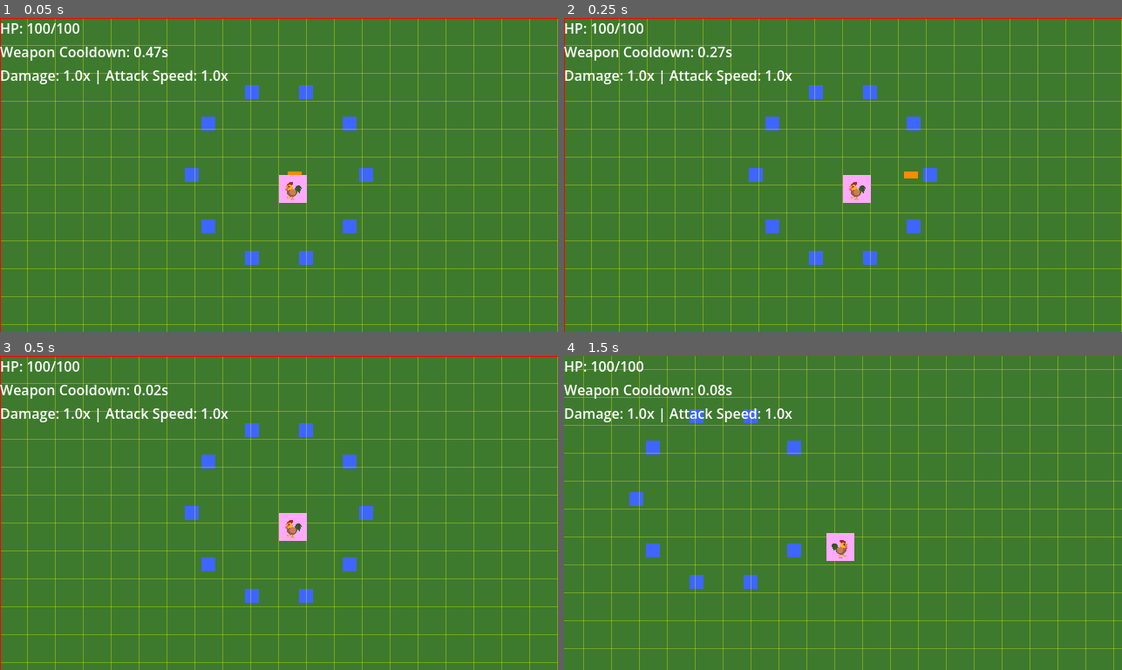
Above: before the commit, frames 1-4 (two rows, left to right).
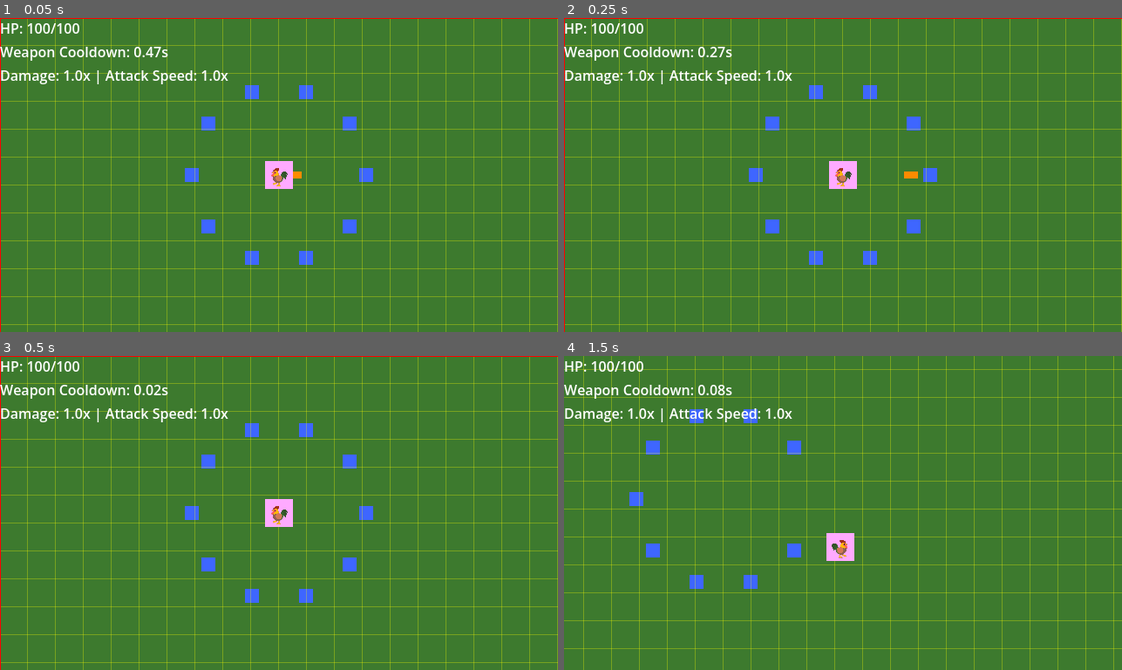
Above: after the commit, the same moments.

Repository: thejoshyee/sarimanok-game
Game: Godot game, scene res://main.tscn
Same seed, same stepped clock (60 frames per second), same inputs: the game is played once before the commit and once after it.
Inputs:
- Up to frame 1 (0.05 s): no input
- Up to frame 2 (0.25 s): no input
- Up to frame 3 (0.5 s): no input
- Up to frame 4 (1.5 s): tap Enter (ui_accept) at 0.5, 0.77 s; hold Right (move_right) 0.53-1.28 s; hold 1 0.53-1.28 s; tap 2 at 0.8, 1.35 s; hold S (move_down) from 1.28 s (still down)

The runs differ from the first frame. In frame 1, 0.7% of the frame differs, in the area x 47-55%, y 45-59%; in frame 2, 0.7%; in frame 3, 0.7%; in frame 4, nothing differs.

Commit message:
feat(weapons): add spiral feathers test scene and fix weapon_manager scene mapping

Diff:
--- a/game/scenes/player/player.tscn
+++ b/game/scenes/player/player.tscn
@@ -56,16 +56,18 @@
 [sub_resource type="CircleShape2D" id="CircleShape2D_gmlin"]
 radius = 23.0
 
-[node name="SarimanokPlayer" type="CharacterBody2D" groups=["player"]]
+[node name="SarimanokPlayer" type="CharacterBody2D" unique_id=1345368187 groups=["player"]]
 script = ExtResource("1_8afob")
 stats = ExtResource("2_dovo2")
 
-[node name="VisualSprite" type="ColorRect" parent="."]
-offset_right = 32.0
-offset_bottom = 32.0
+[node name="VisualSprite" type="ColorRect" parent="." unique_id=66661202]
+offset_left = -16.0
+offset_top = -16.0
+offset_right = 16.0
+offset_bottom = 16.0
 color = Color(1.353256, 0.6651851, 1.2282239, 1)
 
-[node name="Label" type="Label" parent="VisualSprite"]
+[node name="Label" type="Label" parent="VisualSprite" unique_id=1804352982]
 layout_mode = 1
 anchors_preset = 15
 anchor_right = 1.0
@@ -79,26 +81,24 @@
 horizontal_alignment = 1
 vertical_alignment = 1
 
-[node name="CollisionShape2D" type="CollisionShape2D" parent="."]
+[node name="CollisionShape2D" type="CollisionShape2D" parent="." unique_id=270594202]
 shape = SubResource("RectangleShape2D_dovo2")
 
-[node name="DamageArea" type="Area2D" parent="."]
+[node name="DamageArea" type="Area2D" parent="." unique_id=524608942]
 collision_layer = 0
 collision_mask = 2
 
-[node name="CollisionShape2D" type="CollisionShape2D" parent="DamageArea"]
+[node name="CollisionShape2D" type="CollisionShape2D" parent="DamageArea" unique_id=2008302119]
 shape = SubResource("RectangleShape2D_8afob")
 
-[node name="AnimationPlayer" type="AnimationPlayer" parent="."]
-libraries = {
-&"": SubResource("AnimationLibrary_lvxji")
-}
+[node name="AnimationPlayer" type="AnimationPlayer" parent="." unique_id=59291889]
+libraries/ = SubResource("AnimationLibrary_lvxji")
 
-[node name="PickupArea" type="Area2D" parent="."]
+[node name="PickupArea" type="Area2D" parent="." unique_id=1893097057]
 collision_layer = 0
 collision_mask = 8
 
-[node name="CollisionShape2D" type="CollisionShape2D" parent="PickupArea"]
+[node name="CollisionShape2D" type="CollisionShape2D" parent="PickupArea" unique_id=1840553418]
 shape = SubResource("CircleShape2D_gmlin")
 
-[node name="WeaponManager" parent="." instance=ExtResource("3_gmlin")]
+[node name="WeaponManager" parent="." unique_id=2001654836 instance=ExtResource("3_gmlin")]
--- a/game/weapons/data/spiral_feathers.tres
+++ b/game/weapons/data/spiral_feathers.tres
@@ -1,4 +1,4 @@
-[gd_resource type="Resource" script_class="WeaponData" load_steps=2 format=3]
+[gd_resource type="Resource" script_class="WeaponData" format=3 uid="uid://cwa1yq1pr5mkk"]
 
 [ext_resource type="Script" uid="uid://dy30sa5qe6d8h" path="res://weapons/scripts/weapon_data.gd" id="1"]
 
@@ -10,7 +10,7 @@
 base_damage = 6.0
 cooldown = 0.0
 weapon_type = "orbital"
-upgrades = [{
+upgrades = Array[Dictionary]([{
 "damage": 6,
 "effect_description": "4 orbiting feathers",
 "feather_count": 4,
@@ -45,5 +45,5 @@
 "level": 5,
 "orbit_radius": 41.6,
 "orbit_speed": 1.33
-}]
+}])
 metadata/_custom_type_script = "uid://dy30sa5qe6d8h"
--- a/game/weapons/scripts/spiral_feathers_weapon.gd
+++ b/game/weapons/scripts/spiral_feathers_weapon.gd
@@ -22,12 +22,6 @@
 
 
 func _process(delta: float) -> void:
-	# Follow the player every frame so orbitals stay centered
-	# WHY: This weapon isn't parented to the player directly,
-	#      so we track position manually
-	var player := get_tree().get_first_node_in_group("player") as Node2D
-	global_position = player.global_position
-
 	# Spin the OrbitRoot — feathers are children of it so they spin too
 	$OrbitRoot.rotation += orbit_speed * delta
 
--- a/game/weapons/scripts/weapon_manager.gd
+++ b/game/weapons/scripts/weapon_manager.gd
@@ -21,7 +21,7 @@
 	weapon_scenes["peck"] = preload("res://weapons/scenes/peck.tscn")
 	weapon_scenes["wing_slap"] = preload("res://weapons/scenes/wing_slap_weapon.tscn")
 	weapon_scenes["feather_shot"] = preload("res://weapons/scenes/feather_shot_weapon.tscn")
-	weapon_scenes["spiral_feathers"] = preload("res://weapons/scenes/weapon_base.tscn")
+	weapon_scenes["spiral_feathers"] = preload("res://weapons/scenes/spiral_feathers_weapon.tscn")
 	weapon_scenes["ice_shard"] = preload("res://weapons/scenes/feather_shot_weapon.tscn") # feather shot clone with slow debuff
 	weapon_scenes["flame_wing"] = preload("res://weapons/scenes/flame_wing_weapon.tscn")
 
--- /dev/null
+++ b/game/weapons/tests/spiral_feathers_test.gd
@@ -0,0 +1,97 @@
+extends Node2D
+
+## Test scene for Spiral Feathers orbital weapon
+## Controls: 1-5 to set level, R to respawn enemies
+
+# === REFERENCES ===
+@onready var player: CharacterBody2D = $SarimanokPlayer
+@onready var weapon_manager: WeaponManager = $SarimanokPlayer/WeaponManager
+
+# Weapon data and scene references
+var spiral_feathers_data: WeaponData = preload("res://weapons/data/spiral_feathers.tres")
+var test_enemy_scene: PackedScene = preload("res://scenes/enemies/test_enemy.tscn")
+
+var spiral_weapon: SpiralFeathersWeapon = null
+var spawned_enemies: Array = []
+
+
+
+func _ready() -> void:
+	weapon_manager.add_weapon(spiral_feathers_data)
+
+	# Wait a frame so weapon_slots are populated before querying
+	await get_tree().process_frame
+	spiral_weapon = weapon_manager.get_weapon_by_id("spiral_feathers") as SpiralFeathersWeapon
+
+	_spawn_test_enemies()
+
+	print("=== Spiral Feathers Test Ready ===")
+	print("Controls: 1-5 = set level | R = respawn enemies")
+	_print_current_stats()
+
+
+func _spawn_test_enemies() -> void:
+	# Spawn 4 enemies just outside the default orbit radius (32px)
+	# They'll move slowly toward the player and feathers will sweep through them
+	var directions := [Vector2.UP, Vector2.DOWN, Vector2.LEFT, Vector2.RIGHT]
+	var dist := 60.0
+
+	for dir in directions:
+		var enemy = test_enemy_scene.instantiate()
+		enemy.position = player.position + (dir * dist)
+		enemy.speed = 15.0       # Slow — so feathers get multiple hits
+		enemy.base_max_hp = 999  # High HP so they don't die during the test
+		enemy.hp = 999
+		add_child(enemy)
+		enemy.on_spawn()
+		spawned_enemies.append(enemy)
+
+	print("[TEST] Spawned %d enemies at %.0fpx distance" % [spawned_enemies.size(), dist])
+
+
+func _input(event: InputEvent) -> void:
+	if event is InputEventKey and event.pressed:
+		match event.keycode:
+			KEY_1: _set_level(1)
+			KEY_2: _set_level(2)
+			KEY_3: _set_level(3)
+			KEY_4: _set_level(4)
+			KEY_5: _set_level(5)
+			KEY_R: _respawn_enemies()
+
+
+func _set_level(new_level: int) -> void:
+	if spiral_weapon == null:
+		return
+	# Directly set level and refresh stats (bypasses normal upgrade flow)
+	spiral_weapon.level = new_level
+	spiral_weapon._apply_level_stats()
+	print("\n--- Level set to %d ---" % new_level)
+	_print_current_stats()
+
+
+func _print_current_stats() -> void:
+	if spiral_weapon == null:
+		return
+	print("Damage: %d | Feathers: %d | Radius: %.1fpx | Speed: %.2f rad/s" % [
+		spiral_weapon.damage,
+		spiral_weapon.feather_count,
+		spiral_weapon.orbit_radius,
+		spiral_weapon.orbit_speed,
+	])
+
+
+func _respawn_enemies() -> void:
+	for enemy in spawned_enemies:
+		if is_instance_valid(enemy):
+			enemy.queue_free()
+	spawned_enemies.clear()
+	_spawn_test_enemies()
+	print("[TEST] Enemies respawned!")
+
+
+func _process(_delta: float) -> void:
+	if spiral_weapon:
+		var diff = spiral_weapon.global_position - player.global_position
+		if diff.length() > 1.0:
+			print("OFFSET: weapon=", spiral_weapon.global_position, " player=", player.global_position, " diff=", diff)
--- /dev/null
+++ b/game/weapons/tests/spiral_feathers_test.tscn
@@ -0,0 +1,11 @@
+[gd_scene format=3 uid="uid://dgh6etmnqkn55"]
+
+[ext_resource type="Script" uid="uid://dpty5rdmm2tod" path="res://weapons/tests/spiral_feathers_test.gd" id="1_exroq"]
+[ext_resource type="PackedScene" uid="uid://cpkbwqsncisvf" path="res://scenes/player/player.tscn" id="2_q6ewb"]
+
+[node name="SpiralFeathersTest" type="Node2D" unique_id=1802423923]
+script = ExtResource("1_exroq")
+
+[node name="SarimanokPlayer" parent="." unique_id=323522213 instance=ExtResource("2_q6ewb")]
+
+[node name="Camera2D" type="Camera2D" parent="SarimanokPlayer" unique_id=633644768]
Not shown: 1 places in game/scenes/player/player.tscn that only renumber resources
Not shown, added: game/weapons/tests/spiral_feathers_test.gd.uid
Not shown, changed: .taskmaster/tasks/tasks.json
